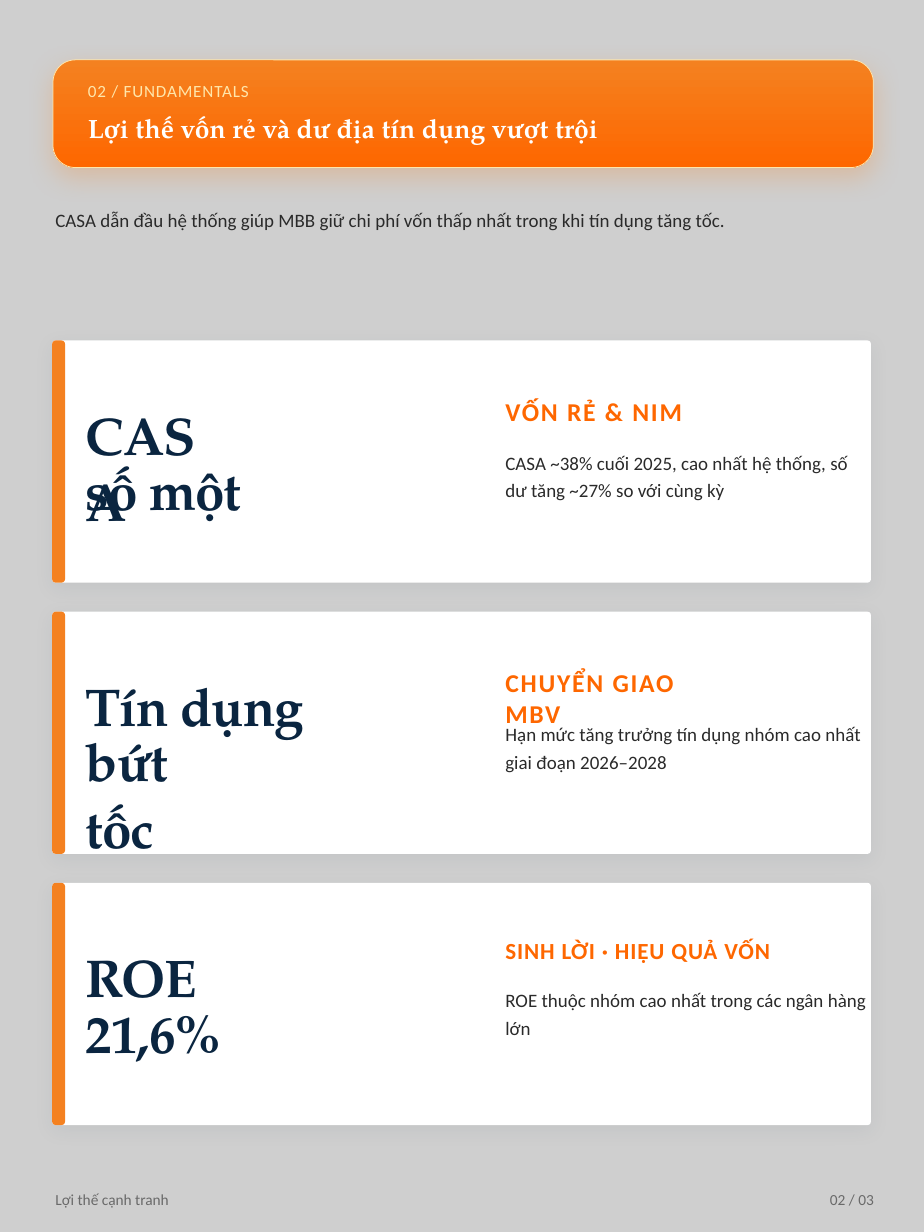
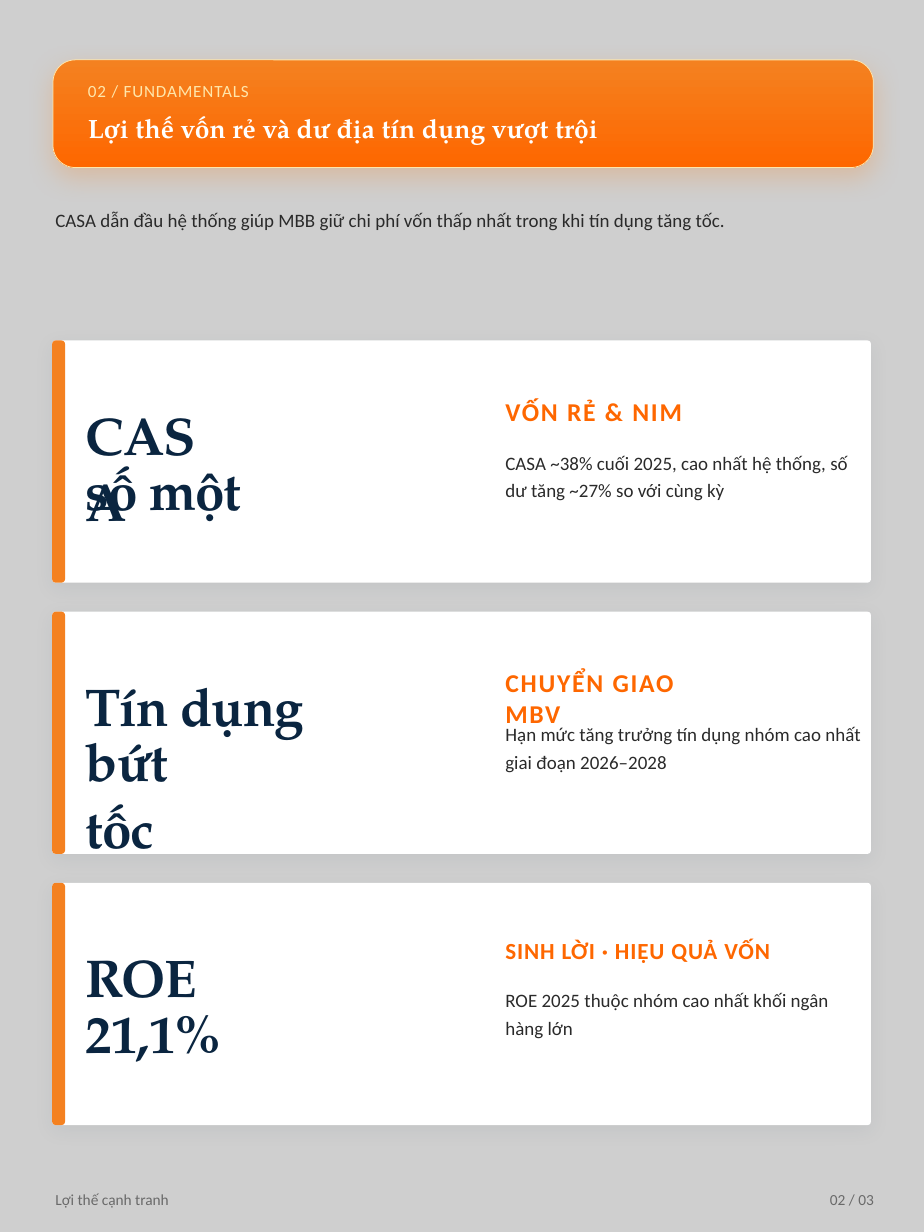
Before and after one commit to datquanton/verbose-guide, a slide deck: slide 4 of hotstock-mbb/Ngan_hang_MBB_Hotstock.pptx. Drawn at 924x1232 pixels with LibreOffice and Linux fonts; fonts in the diff are those of the drawing; background and template pictures are left out. Boxes give left, top, right and bottom in pixels: in the first picture for what was removed or moved away, otherwise in the second. Text is boxed around its words. In the diff, an @@ line names an element or a change of style, - is before the commit and + after.

```diff
--- a/hotstock-mbb/Ngan_hang_MBB_Hotstock.pptx
+++ b/hotstock-mbb/Ngan_hang_MBB_Hotstock.pptx
@@ text at bbox=[86, 997, 222, 1062]: text changed @@
-21,6%
+21,1%
@@ text at bbox=[505, 992, 829, 1039]: text changed @@
-ROE thuộc nhóm cao nhất trong các ngân hàng lớn
+ROE 2025 thuộc nhóm cao nhất khối ngân hàng lớn
```
Also in this commit, not shown: 2 other slides changed, 4 other files.
